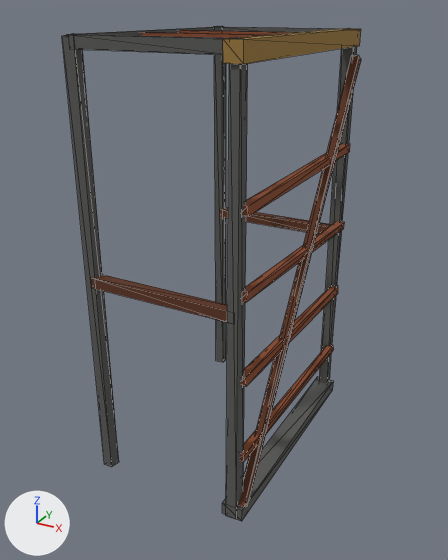
An edit to the glTF model public/models/arm_cage.glb, drawn before and after from the same camera.
Before and after are seen from a camera (50 mm lens) standing at (1.07, -1.978, 1.673) and looking at (0.023, -0.075, 0.722). Every picture has the same lights, and +X, +Y and +Z are marked at lower left. The first picture is the older version. Mesh edges are drawn as thin lines. Vertices at exactly the same position are counted once.

In view in the first picture: 'arm_cage'.
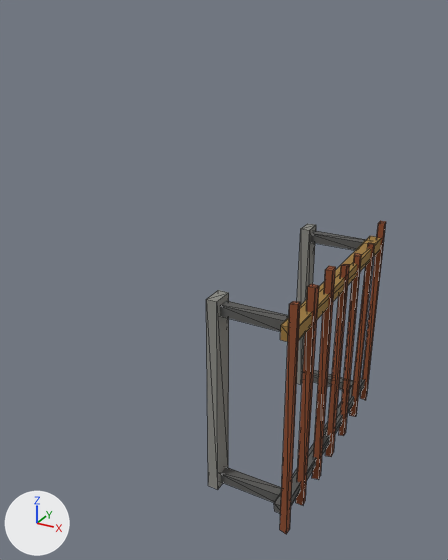
Commit message: Make cages flat grilles on standoff brackets in the bumper's place

Where the change shows, as pixel boxes [x1, y1, x2, y2] in the pictures (448 x 560 px; the box of a moved part takes in the faces that stretch with it):
'arm_cage', reshaped (40% narrower, 37% shorter)
    before: [62, 26, 361, 521]
    after: [206, 221, 386, 534]
part 1 of me_cube, moved or reshaped
    before: [226, 37, 248, 519]
    after: [280, 301, 300, 534]
part 2 of me_cube, moved or reshaped
    before: [222, 377, 334, 521]
    after: [296, 284, 319, 505]
part 3 of me_cube, moved or reshaped
    before: [91, 275, 227, 322]
    after: [312, 266, 336, 480]
part 4 of me_cube, moved or reshaped
    before: [319, 28, 357, 384]
    after: [325, 264, 350, 457]
part 5 of me_cube, moved or reshaped
    before: [220, 207, 330, 234]
    after: [339, 253, 362, 436]
part 6 of me_cube, moved or reshaped
    before: [214, 26, 226, 362]
    after: [350, 243, 374, 417]
part 7 of me_cube, moved or reshaped
    before: [222, 27, 345, 33]
    after: [360, 221, 386, 400]
part 8 of me_cube, added
    after: [280, 236, 381, 342]
part 9 of me_cube, moved or reshaped
    before: [223, 28, 361, 64]
    after: [274, 377, 365, 513]
part 10 of me_cube, added
    after: [221, 467, 281, 502]
part 11 of me_cube, added
    after: [220, 301, 289, 332]
part 12 of me_cube, added (mostly hidden)
    after: [313, 370, 353, 390]
part 13 of me_cube, added
    after: [311, 231, 366, 250]
part 14 of me_cube, added
    after: [206, 290, 229, 489]
part 15 of me_cube, added
    after: [297, 224, 316, 385]
part 16 of me_cube, deleted
    before: [62, 27, 361, 508]

The change in detail:
Material 'metal_light' (mat_metal_light) is new.
Its base color is (0.254, 0.254, 0.231) (grey #8a8a84).
Its roughness is 1.0.
me_cube is used by ob_arm_cage; location (0.0, 0.0, 0.0).
me_cube had 144 vertices, 216 faces and spanned x -0.31..0.32, y -0.48..0.48, z 0.0..1.6.
me_cube now has 120 vertices, 180 faces and spans x 0.15..0.49, y -0.48..0.47, z 0.02..0.9.
me_cube part 1: the loose piece of 8 vertices spanning x 0.25..0.3, y -0.48..-0.43, z 0.0..1.6 is scaled about its middle by (0.615, 0.569, 0.546), then moved by (0.2, 0.0, -0.34), in mat_rust (brown #8a4a2a).
me_cube part 2: the loose piece of 8 vertices spanning x 0.24..0.31, y -0.47..0.47, z 0.0..0.05 is scaled about its middle by (0.334, 0.0278, 17.4), then moved by (0.19, -0.31, 0.43), in mat_rust (brown #8a4a2a).
me_cube part 3: the loose piece of 8 vertices spanning x -0.28..0.28, y -0.47..-0.43, z 0.78..0.82 is scaled about its middle by (0.0462, 0.667, 21.8), then moved by (0.47, 0.3, -0.34), in mat_rust (brown #8a4a2a).
me_cube part 4: the loose piece of 8 vertices spanning x 0.25..0.3, y 0.43..0.47, z 0.0..1.6 is scaled about its middle by (0.531, 0.669, 0.518), then moved by (0.19, -0.46, -0.36), in mat_rust (brown #8a4a2a).
me_cube part 5: the loose piece of 8 vertices spanning x -0.28..0.28, y 0.43..0.47, z 0.78..0.82 is scaled about its middle by (0.0407, 0.678, 20.4), then moved by (0.47, -0.31, -0.37), in mat_rust (brown #8a4a2a).
me_cube part 6: the loose piece of 8 vertices spanning x -0.31..-0.26, y 0.43..0.47, z 0.0..1.6 is scaled about its middle by (-0.617, -0.751, 0.5), then moved by (0.76, -0.14, -0.38), in mat_rust (brown #8a4a2a).
me_cube part 7: the loose piece of 8 vertices spanning x -0.28..0.28, y 0.43..0.47, z 1.56..1.6 is scaled about its middle by (0.0449, 0.626, 21.3), then moved by (0.47, 0.0, -1.14), in mat_rust (brown #8a4a2a).
me_cube part 8: a new loose piece, a box spanning x 0.425..0.475, y -0.454..0.454, z 0.755..0.805, in mat_paint (brown #9c7a3e).
me_cube part 9: the loose piece of 8 vertices spanning x 0.25..0.31, y -0.48..0.48, z 1.54..1.6 is scaled about its middle by (0.662, 0.937, 0.653), then moved by (0.17, 0.0, -1.47), in mat_metal (dark grey #5a5a58).
me_cube part 10: a new loose piece, a box spanning x 0.175..0.45, y -0.414..-0.374, z 0.08..0.12, in mat_metal (dark grey #5a5a58).
me_cube part 11: a new loose piece, a box spanning x 0.175..0.45, y -0.414..-0.374, z 0.76..0.8, in mat_metal (dark grey #5a5a58).
me_cube part 12: a new loose piece, a box spanning x 0.175..0.45, y 0.374..0.414, z 0.08..0.12, in mat_metal (dark grey #5a5a58).
me_cube part 13: a new loose piece, a box spanning x 0.175..0.45, y 0.374..0.414, z 0.76..0.8, in mat_metal (dark grey #5a5a58).
me_cube part 14: a new loose piece, a box spanning x 0.155..0.195, y -0.434..-0.354, z 0.06..0.82, in mat_metal_light (grey #8a8a84).
me_cube part 15: a new loose piece, a box spanning x 0.155..0.195, y 0.354..0.434, z 0.06..0.82, in mat_metal_light (grey #8a8a84).
me_cube part 16: 10 loose pieces with 80 vertices, spanning x -0.31..0.32, y -0.48..0.47, z 0.0..1.6, are deleted.
me_cube no longer uses material mat_rust_side (brown #5e3420).
me_cube gains material mat_metal_light (grey #8a8a84).
